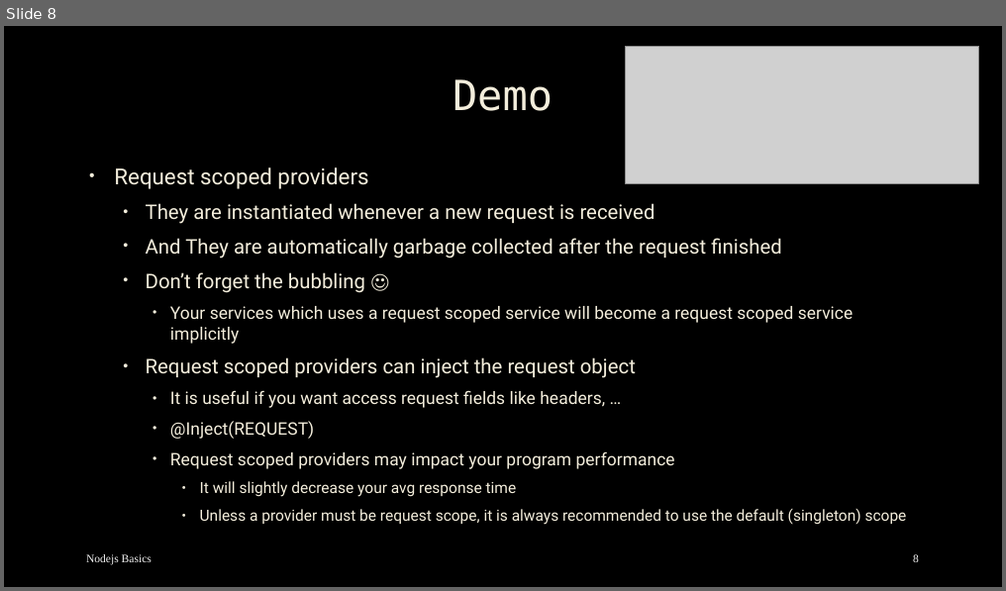
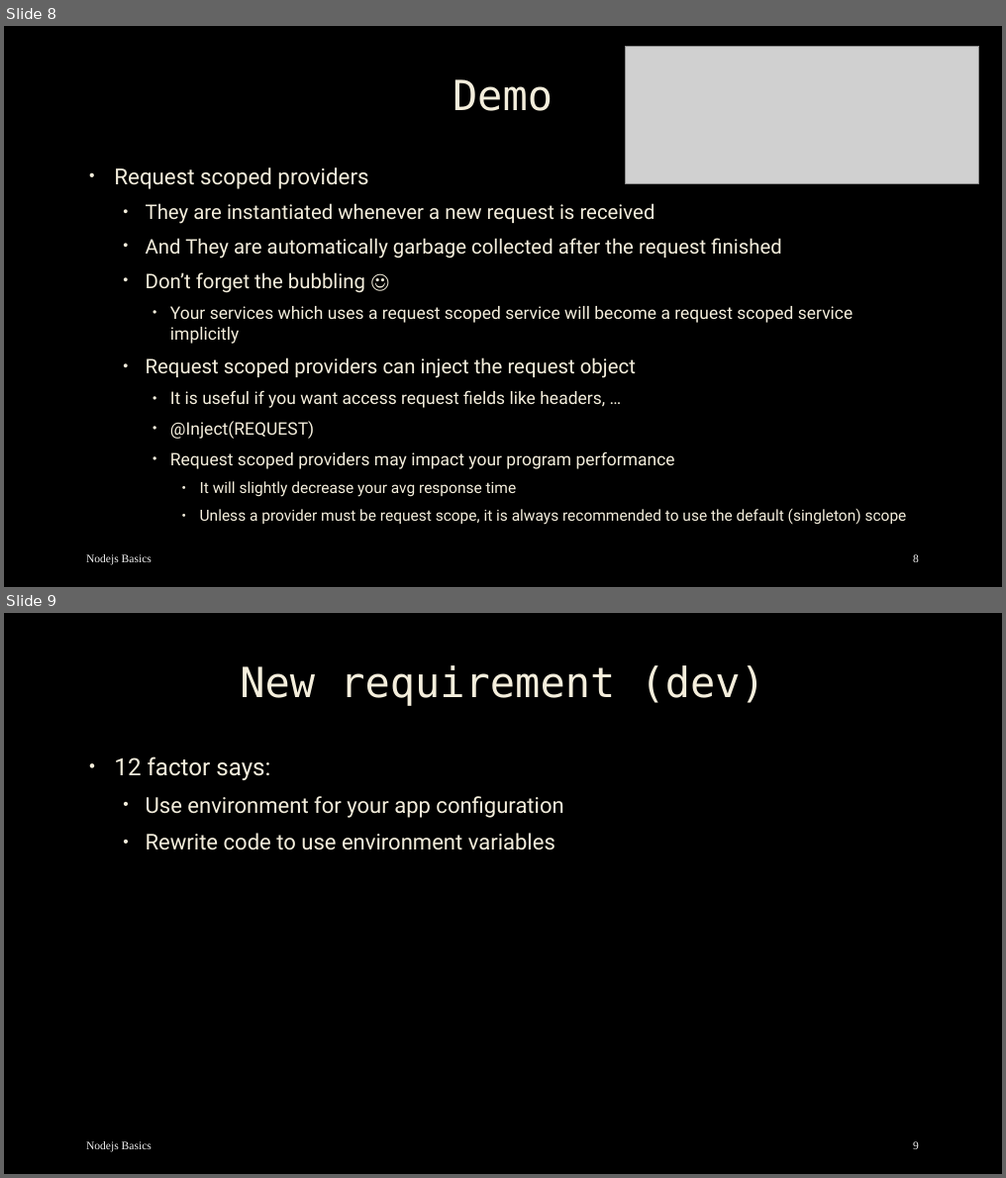
Before and after one commit to mostafa8026/nestjs-course, a slide deck: nestjs/nestjs-05.pptx. Shown one above the other, each under a label of ours: slide 8 before the commit, slides 8 and 9 after it. The pictures are 1006x591 and 1006x1178 pixels, drawn with LibreOffice and Linux fonts; fonts in the diff are those of the drawing; grey boxes stand for pictures; background and template pictures are left out. Boxes give left, top, right and bottom in pixels: in the first picture for what was removed or moved away, otherwise in the second. Text is boxed around its words. In the diff, an @@ line names an element or a change of style, - is before the commit and + after.

```diff
--- a/nestjs/nestjs-05.pptx
+++ b/nestjs/nestjs-05.pptx
@@ slide 9 added at (4, 613, 1002, 1174), background picture (left out) @@
@@ title added at (240, 665, 765, 706), 40 pt, text #F4EEDC @@
+New requirement (dev)
@@ text added at (114, 757, 563, 851), 21 pt, text #F4EEDC @@
+• 12 factor says:
+  • Use environment for your app configuration
+  • Rewrite code to use environment variables
@@ text added at (86, 1142, 152, 1153), 11 pt, text #F2F2F2 @@
+Nodejs Basics
@@ page number added at (913, 1142, 919, 1150), 11 pt, text #F2F2F2 @@
+9
```
Also in this commit, not shown: 1 slide changed, 5 other slides added, 21 other files.
